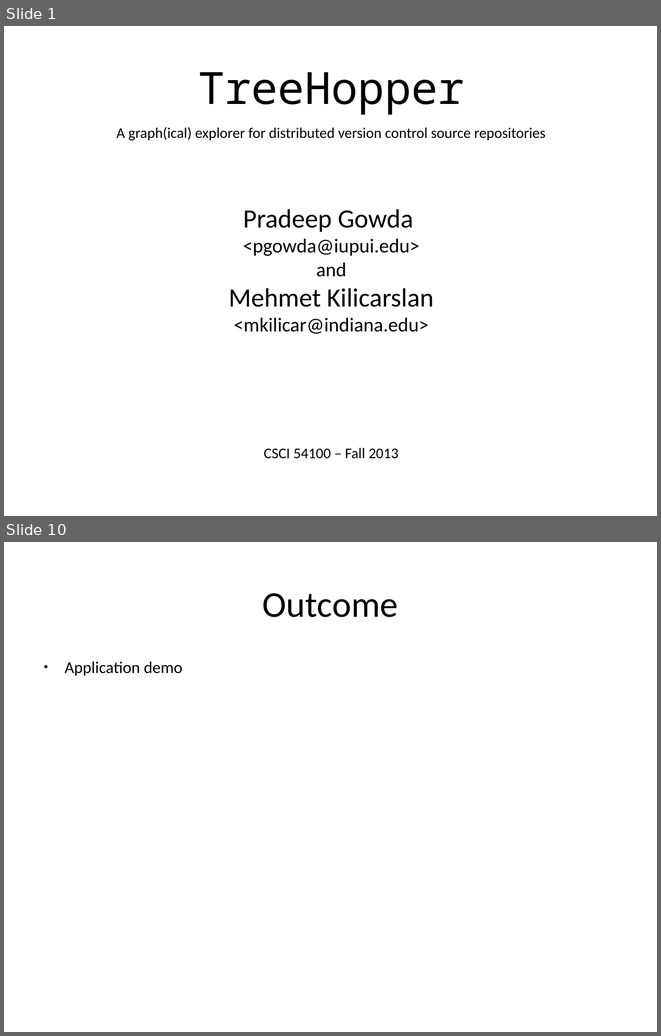
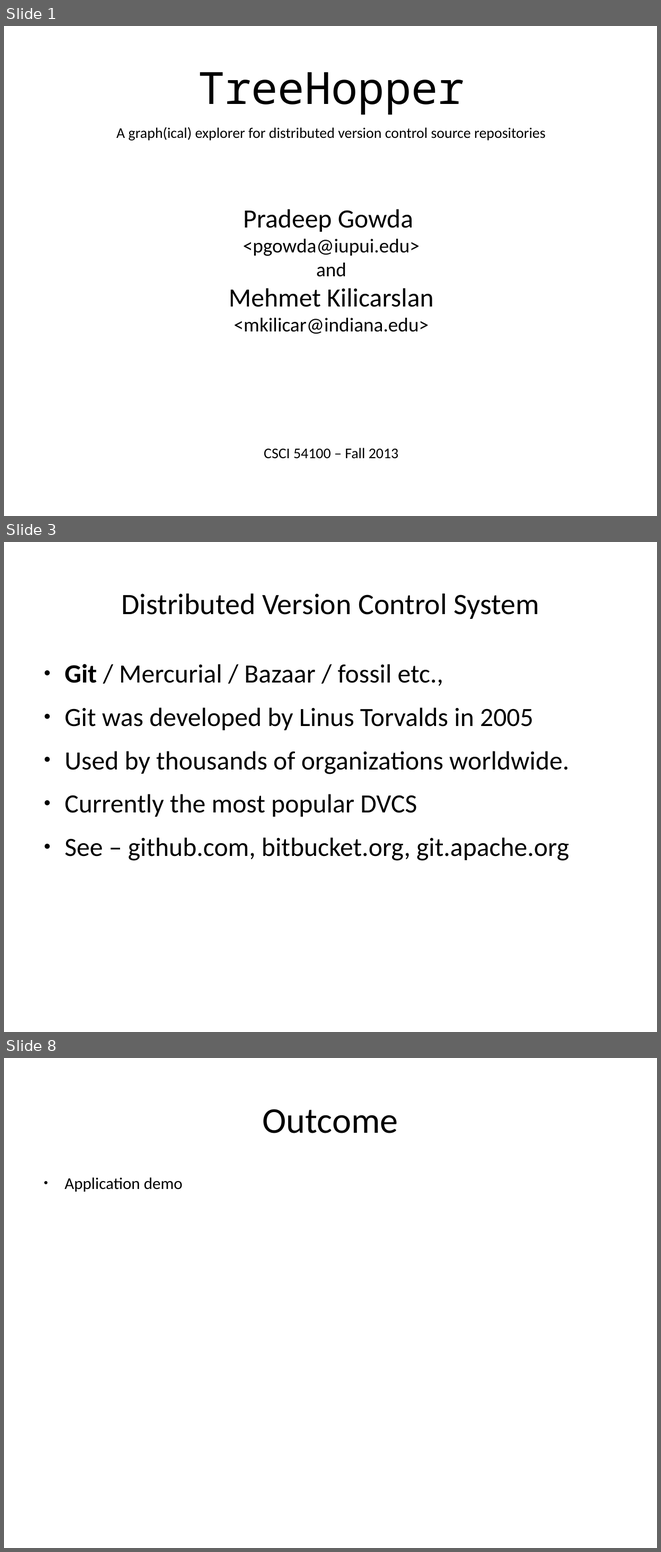
Before and after one commit to btbytes/treehopper, a slide deck: presentation/treehopper.odp. Shown one above the other, each under a label of ours: slides 1 and 10 before the commit, slides 1, 3 and 8 after it; the slides between them are not shown. The pictures are 661x1036 and 661x1552 pixels, drawn with LibreOffice and Linux fonts; fonts in the diff are those of the drawing. Boxes give left, top, right and bottom in pixels: in the first picture for what was removed or moved away, otherwise in the second. Text is boxed around its words. In the diff, an @@ line names an element or a change of style, - is before the commit and + after.

```diff
--- a/presentation/treehopper.odp
+++ b/presentation/treehopper.odp
@@ slide 3 added at <box>4,542,657,1032</box>, background #FFFFFF @@
@@ title added at <box>121,593,539,619</box>, 36 pt, text #000000 @@
+Distributed Version Control System
@@ text added at <box>64,664,569,861</box>, 32 pt, text #000000 @@
+● Git / Mercurial / Bazaar / fossil etc.,
+● Git was developed by Linus Torvalds in 2005
+● Used by thousands of organizations worldwide.
+● Currently the most popular DVCS
+● See – github.com, bitbucket.org, git.apache.org
@@ what was slide 10 is now slide 8 @@
```
Also in this commit, not shown: 3 slides changed, 3 other slides added, 8 slides removed, 2 other files.
